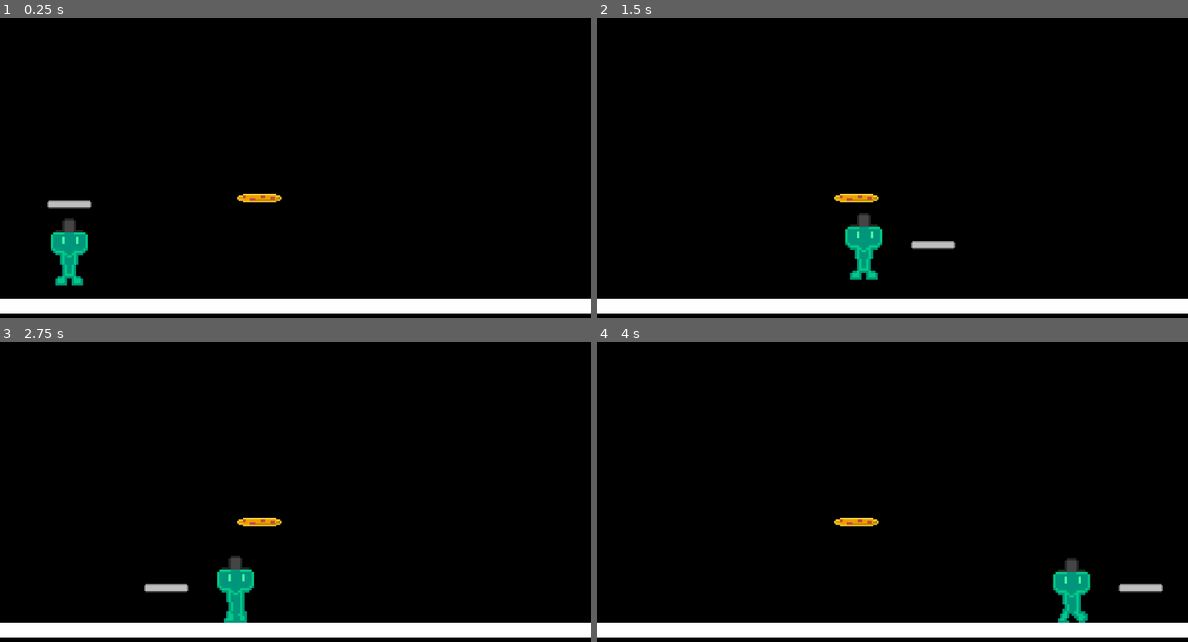
Above: before the commit, frames 1-4 (two rows, left to right).
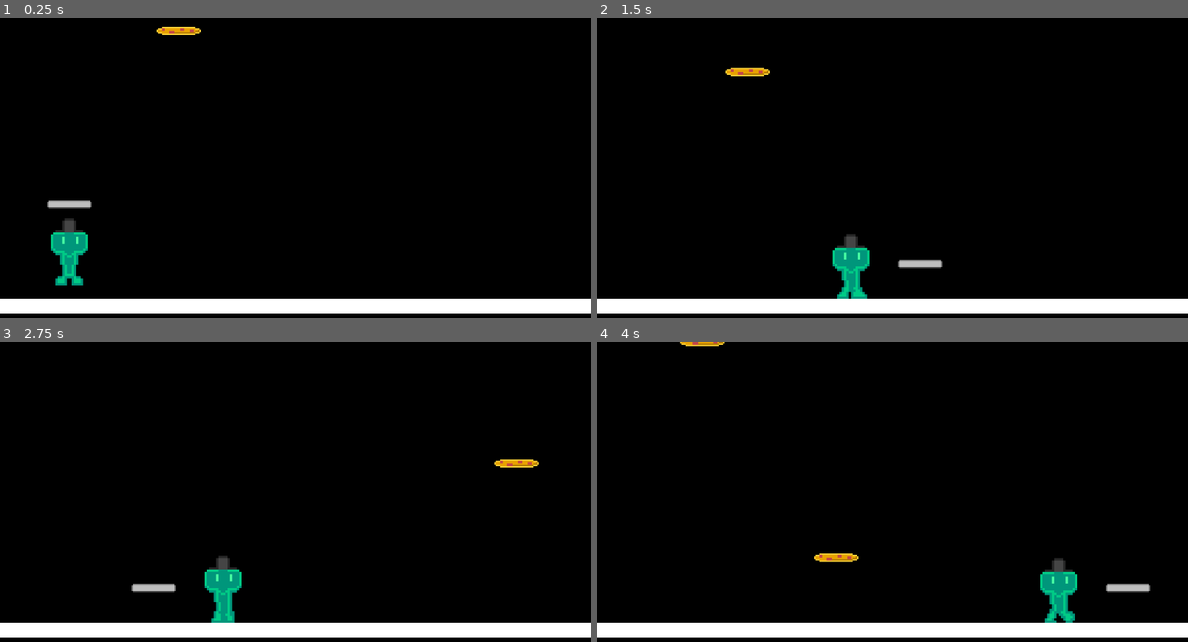
Above: after the commit, the same moments.

Repository: solarcosmic/PizzaCollect
Game: Godot game, scene res://main.tscn
The game is run twice, just before and just after one commit, with the same random seed, the same clock (stepped at 60 frames per second) and the same inputs.
Inputs:
- Up to frame 1 (0.25 s): no input
- Up to frame 2 (1.5 s): tap Enter at 0.5 s; hold D (right) from 0.53 s (still down); tap Space (jump) at 0.77 s
- Up to frame 3 (2.75 s): tap Space (jump) at 1.52 s; release D (right) at 2.03 s; hold A (left) from 2.03 s (still down)
- Up to frame 4 (4 s): release A (left) at 2.78 s; hold D (right) from 2.78 s (still down); tap Space (jump) at 3.02, 3.77 s

The runs differ from the first frame. In frame 1, 0.4% of the frame differs, in the area x 26-48%, y 2-62%; in frame 2, 2.2%, in the area x 21-61%, y 16-94%; in frame 3, 1.6%; in frame 4, 1.8%.

Commit message:
More Tray + Pizza Grab Mechanic

Diff:
--- /dev/null
+++ b/assets/Pizza.tscn
@@ -0,0 +1,15 @@
+[gd_scene load_steps=3 format=3 uid="uid://d1naqcbb7q3w3"]
+
+[ext_resource type="Texture2D" uid="uid://d5gq534bw5ub" path="res://assets/pizza.png" id="1_oqsf1"]
+
+[sub_resource type="RectangleShape2D" id="RectangleShape2D_l1fif"]
+size = Vector2(100, 20)
+
+[node name="Pizza" type="RigidBody2D"]
+
+[node name="Sprite2D" type="Sprite2D" parent="."]
+scale = Vector2(3, 3)
+texture = ExtResource("1_oqsf1")
+
+[node name="CollisionShape2D" type="CollisionShape2D" parent="."]
+shape = SubResource("RectangleShape2D_l1fif")
--- a/main.tscn
+++ b/main.tscn
@@ -1,12 +1,13 @@
-[gd_scene load_steps=14 format=3 uid="uid://cq6op1rwo6hub"]
+[gd_scene load_steps=17 format=3 uid="uid://cq6op1rwo6hub"]
 
 [ext_resource type="Script" uid="uid://byvi4xrhh62bc" path="res://scripts/Player.gd" id="1_1bvp3"]
-[ext_resource type="Texture2D" uid="uid://d5gq534bw5ub" path="res://assets/pizza.png" id="1_ig7tw"]
+[ext_resource type="Script" uid="uid://4fvmupp2nlie" path="res://scripts/Game.gd" id="1_5vw27"]
 [ext_resource type="Texture2D" uid="uid://ckjnq02pg18j6" path="res://assets/green_dude.png" id="2_lquwl"]
 [ext_resource type="Texture2D" uid="uid://ng0lhxxvdewv" path="res://assets/green_dude-Sheet.png" id="3_7mycd"]
 [ext_resource type="Texture2D" uid="uid://dg58ed6kx4ilt" path="res://assets/tray.png" id="5_7mycd"]
 [ext_resource type="Script" uid="uid://c6e0bnbjrwi8p" path="res://scripts/Tray.gd" id="5_272bh"]
 [ext_resource type="PackedScene" uid="uid://bchfu3cbn1ere" path="res://assets/Block.tscn" id="5_lquwl"]
+[ext_resource type="Script" uid="uid://cuyuek3hadsxc" path="res://scripts/Ground.gd" id="8_5vw27"]
 
 [sub_resource type="RectangleShape2D" id="RectangleShape2D_7dm0k"]
 size = Vector2(16, 30)
@@ -55,7 +56,14 @@
 "speed": 5.0
 }]
 
+[sub_resource type="RectangleShape2D" id="RectangleShape2D_272bh"]
+size = Vector2(32, 15)
+
+[sub_resource type="RectangleShape2D" id="RectangleShape2D_kek77"]
+size = Vector2(32, 32)
+
 [node name="Node2D" type="Node2D"]
+script = ExtResource("1_5vw27")
 
 [node name="CharacterBody2D" type="CharacterBody2D" parent="."]
 position = Vector2(150, 475)
@@ -81,18 +89,27 @@
 texture = ExtResource("5_7mycd")
 script = ExtResource("5_272bh")
 
+[node name="Area2D" type="Area2D" parent="CharacterBody2D/Tray"]
+
+[node name="CollisionShape2D" type="CollisionShape2D" parent="CharacterBody2D/Tray/Area2D"]
+shape = SubResource("RectangleShape2D_272bh")
+
 [node name="Camera2D" type="Camera2D" parent="."]
 offset = Vector2(640, 360)
 
 [node name="Pizzas" type="Node2D" parent="."]
 
-[node name="Sprite2D" type="Sprite2D" parent="Pizzas"]
-position = Vector2(562, 390)
-scale = Vector2(3, 3)
-texture = ExtResource("1_ig7tw")
-
 [node name="Platform" type="Node2D" parent="."]
 
-[node name="Block" parent="Platform" instance=ExtResource("5_lquwl")]
+[node name="Ground" parent="Platform" instance=ExtResource("5_lquwl")]
 position = Vector2(640, 624)
 scale = Vector2(40, 1)
+script = ExtResource("8_5vw27")
+
+[node name="Area2D" type="Area2D" parent="Platform/Ground"]
+
+[node name="CollisionShape2D" type="CollisionShape2D" parent="Platform/Ground/Area2D"]
+shape = SubResource("RectangleShape2D_kek77")
+
+[connection signal="body_entered" from="CharacterBody2D/Tray/Area2D" to="CharacterBody2D/Tray" method="_tray_entered"]
+[connection signal="body_entered" from="Platform/Ground/Area2D" to="Platform/Ground" method="_ground_touched"]
--- /dev/null
+++ b/scripts/Game.gd
@@ -0,0 +1,18 @@
+extends Node2D
+
+const pizza = preload("res://assets/Pizza.tscn")
+# Called when the node enters the scene tree for the first time.
+func _ready() -> void:
+	await _do_loop()
+
+func _do_loop():
+	while true:
+		var cloned = pizza.instantiate()
+		$Pizzas.add_child(cloned)
+		cloned.position = Vector2((randi() % 980 + 200), 0)
+		cloned.name = "Pizza"
+		await get_tree().create_timer(1.0).timeout
+
+# Called every frame. 'delta' is the elapsed time since the previous frame.
+func _process(delta: float) -> void:
+	pass
--- /dev/null
+++ b/scripts/Ground.gd
@@ -0,0 +1,18 @@
+extends StaticBody2D
+
+
+# Called when the node enters the scene tree for the first time.
+func _ready() -> void:
+	pass # Replace with function body.
+
+
+# Called every frame. 'delta' is the elapsed time since the previous frame.
+func _process(delta: float) -> void:
+	pass
+
+
+func _ground_touched(body: Node2D) -> void:
+	if body.name.contains("Pizza"):
+		get_tree().create_tween().tween_property(body.get_node("Sprite2D"), "modulate:a", 0, 0.25)
+		await get_tree().create_timer(0.25).timeout
+		body.queue_free()
--- a/scripts/Tray.gd
+++ b/scripts/Tray.gd
@@ -13,3 +13,9 @@
 		elif player.velocity.x < 0:
 			target_offset = Vector2(-side_offset.x, side_offset.y)
 		position = position.lerp(target_offset, delta * smoothness)
+
+
+func _tray_entered(body: Node2D) -> void:
+	print(body.name)
+	if body.name.contains("Pizza"):
+		body.queue_free()
Not shown, added: scripts/Game.gd.uid
Not shown, added: scripts/Ground.gd.uid
